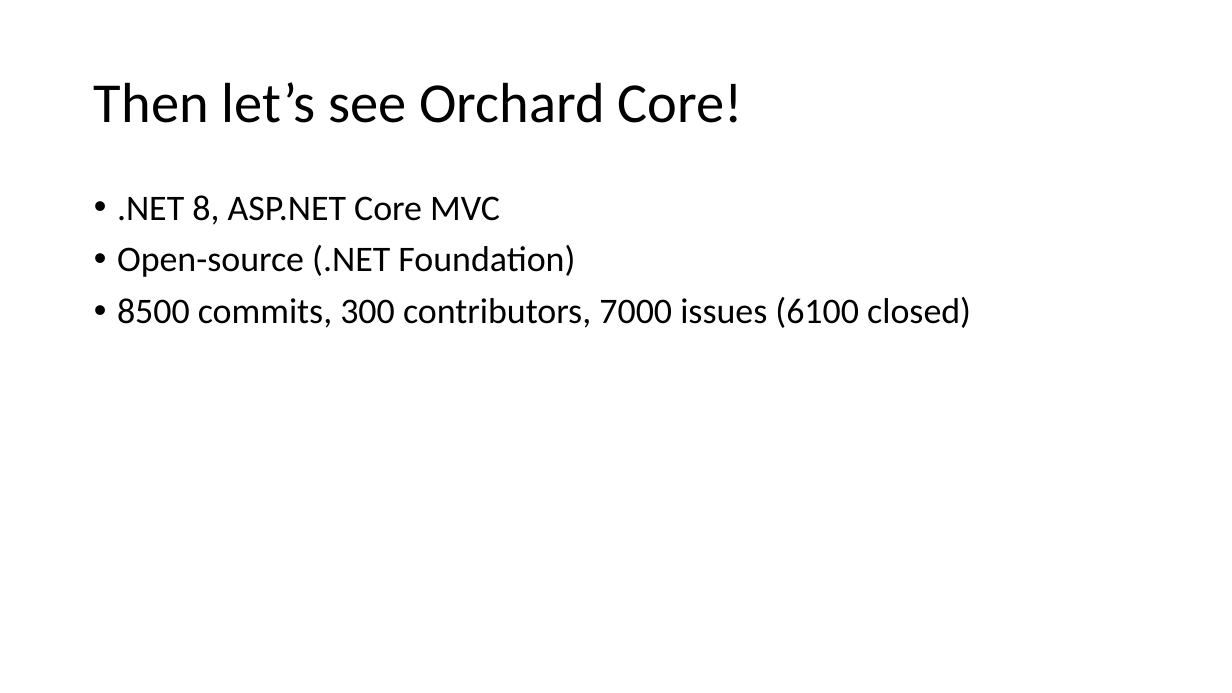
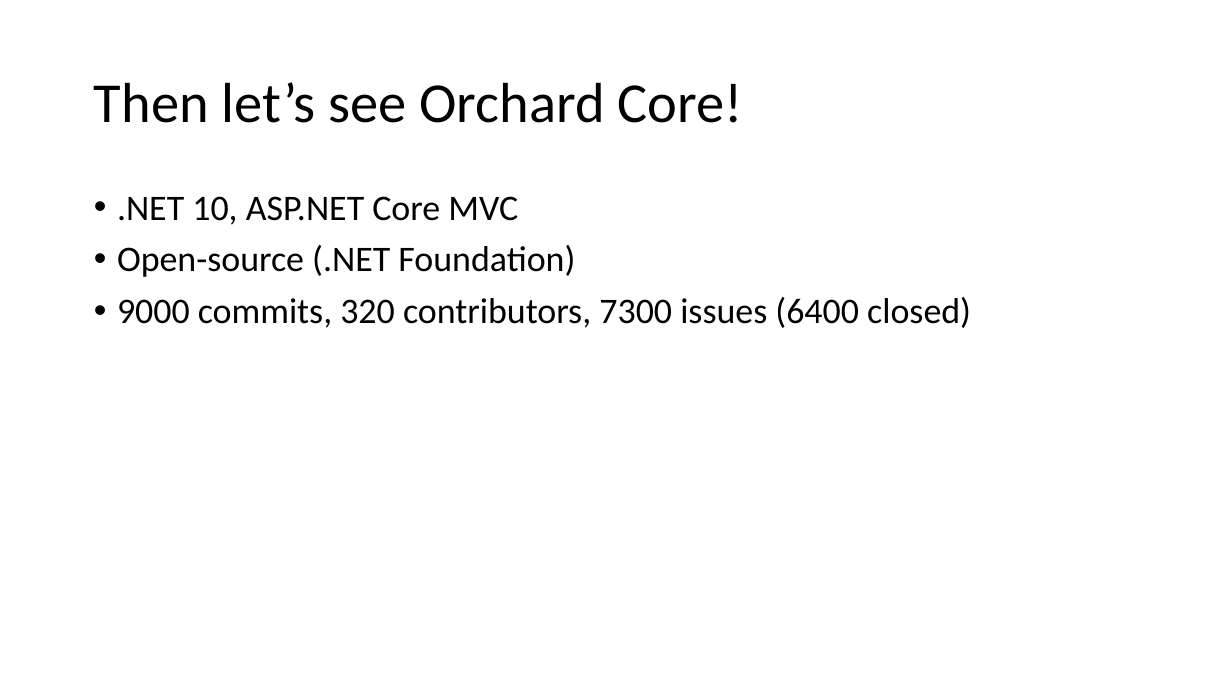
Before and after one commit to Lombiq/Orchard-Ambassadors-Toolbox, a slide deck: slide 4 of IntroductoryTalkTemplate/Showcasing Orchard Core CMS.pptx. Drawn at 1232x693 pixels with LibreOffice and Linux fonts; fonts in the diff are those of the drawing. Boxes give left, top, right and bottom in pixels: in the first picture for what was removed or moved away, otherwise in the second. Text is boxed around its words. In the diff, an @@ line names an element or a change of style, - is before the commit and + after.

```diff
--- a/IntroductoryTalkTemplate/Showcasing Orchard Core CMS.pptx
+++ b/IntroductoryTalkTemplate/Showcasing Orchard Core CMS.pptx
@@ text at (117, 196, 518, 225): text changed @@
-• .NET 8, ASP.NET Core MVC
+• .NET 10, ASP.NET Core MVC
@@ text at (117, 297, 971, 328): text changed @@
-• 8500 commits, 300 contributors, 7000 issues (6100 closed)
+• 9000 commits, 320 contributors, 7300 issues (6400 closed)
```
Also in this commit, not shown: 1 other slide changed.
